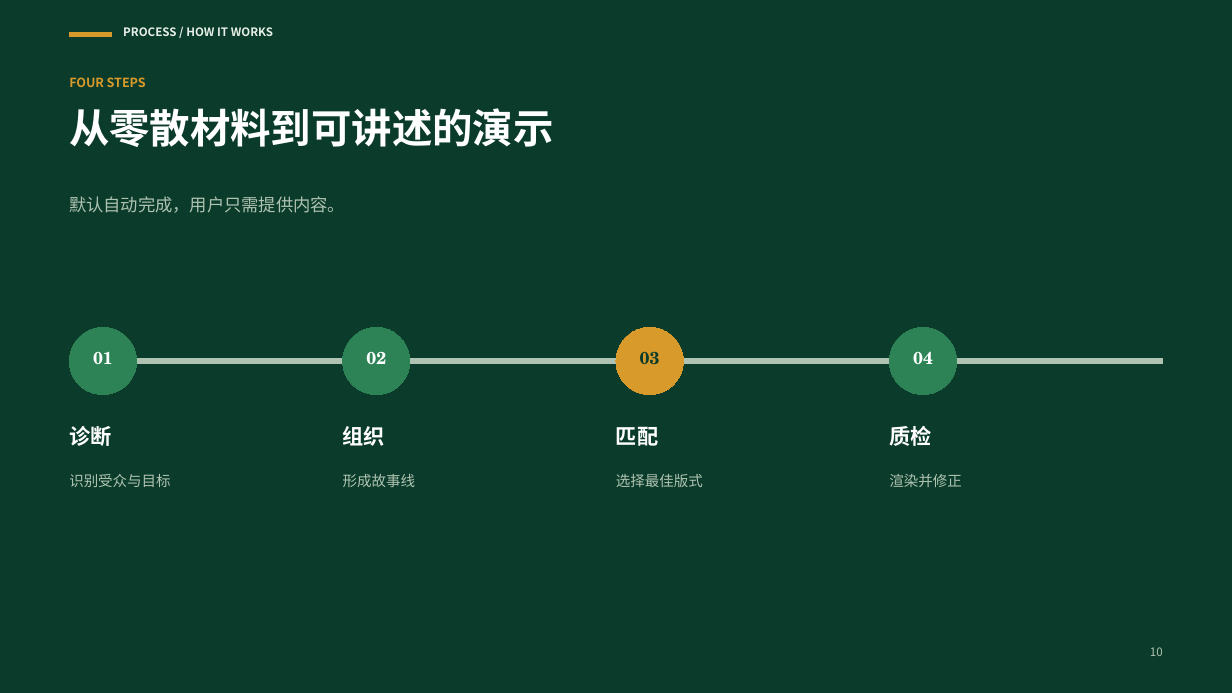
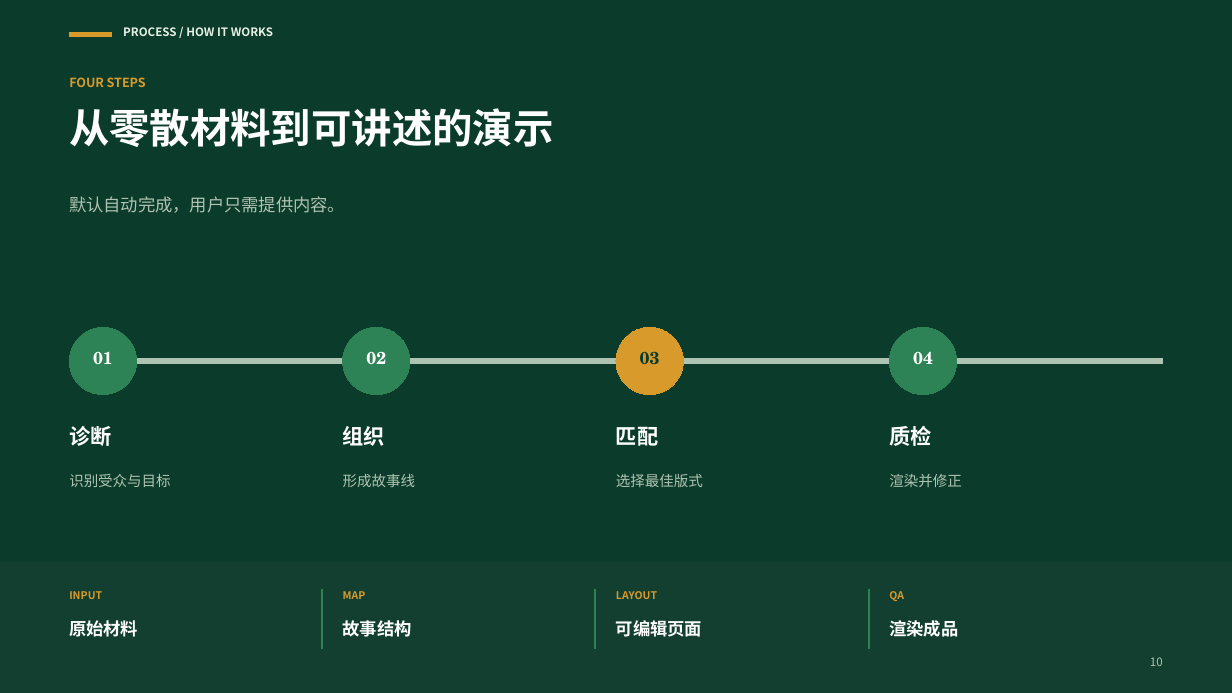
Before and after one commit to zhoy0409-debug/build-premium-pptx, a slide deck: slide 10 of assets/premium-green-layout-kit.pptx. Drawn at 1232x693 pixels with LibreOffice and Linux fonts; fonts in the diff are those of the drawing. Boxes give left, top, right and bottom in pixels: in the first picture for what was removed or moved away, otherwise in the second. Text is boxed around its words. In the diff, an @@ line names an element or a change of style, - is before the commit and + after.

Commit message:
Upgrade layout density and aesthetic system

```diff
--- a/assets/premium-green-layout-kit.pptx
+++ b/assets/premium-green-layout-kit.pptx
@@ rectangle added at <box>0,562,1232,693</box>, fill #123F30, outline #123F30 0 pt @@
@@ text added at <box>69,591,102,599</box>, 8.2 pt, text #D89A2B, bold @@
+INPUT
@@ rectangle added at <box>322,590,323,650</box>, fill #2D8355, outline #2D8355 0 pt @@
@@ text added at <box>343,591,366,599</box>, 8.2 pt, text #D89A2B, bold @@
+MAP
@@ rectangle added at <box>595,590,596,650</box>, fill #2D8355, outline #2D8355 0 pt @@
@@ text added at <box>616,591,657,599</box>, 8.2 pt, text #D89A2B, bold @@
+LAYOUT
@@ rectangle added at <box>869,590,870,650</box>, fill #2D8355, outline #2D8355 0 pt @@
@@ text added at <box>889,591,904,601</box>, 8.2 pt, text #D89A2B, bold @@
+QA
@@ text added at <box>69,620,138,637</box>, 13.5 pt, text #FFFFFF, bold @@
+原始材料
@@ text added at <box>343,620,412,637</box>, 13.5 pt, text #FFFFFF, bold @@
+故事结构
@@ text added at <box>616,620,702,637</box>, 13.5 pt, text #FFFFFF, bold @@
+可编辑页面
@@ text added at <box>889,620,958,637</box>, 13.5 pt, text #FFFFFF, bold @@
+渲染成品
@@ text "10": place and size @@
-text "10" at <box>1150,647,1163,656</box>
+text "10" at <box>1150,657,1163,666</box>
```
Also in this commit, not shown: 9 other slides changed, 10 other files.
